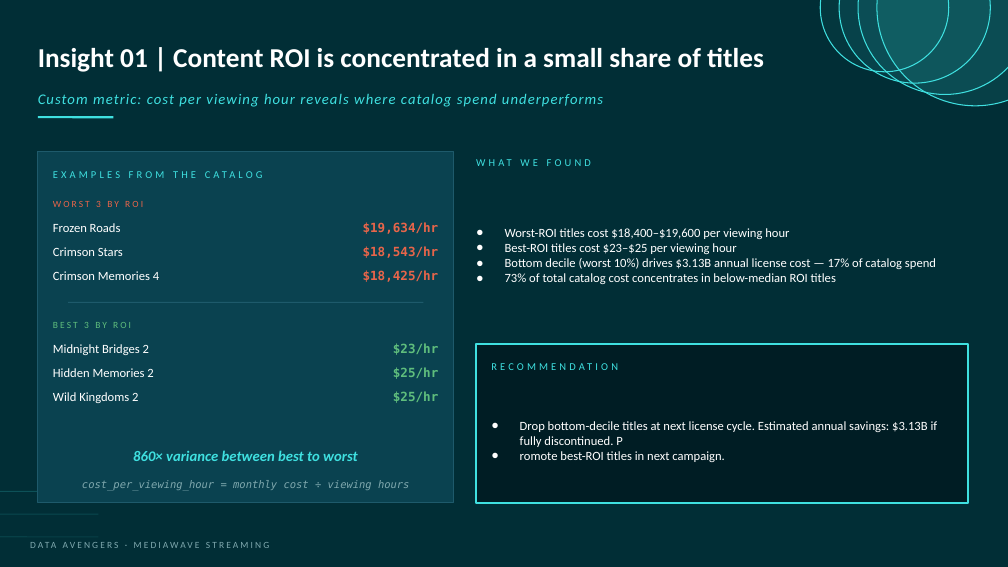
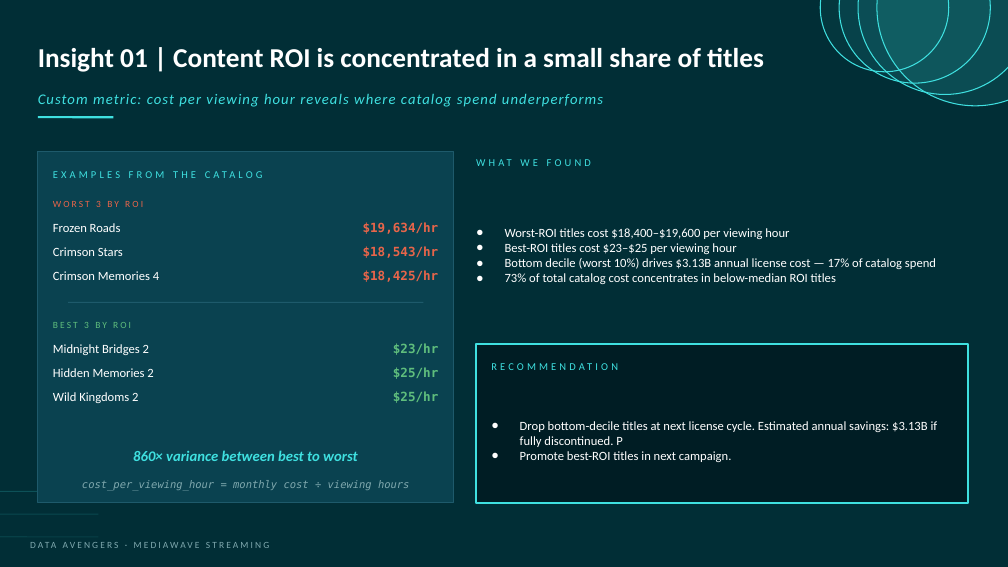
Before and after one commit to qua-ng/ism4545-data-avengers, a slide deck: slide 20 of Final Project/presentation/Slides.pptx. Drawn at 1008x567 pixels with LibreOffice and Linux fonts; fonts in the diff are those of the drawing. Boxes give left, top, right and bottom in pixels: in the first picture for what was removed or moved away, otherwise in the second. Text is boxed around its words. In the diff, an @@ line names an element or a change of style, - is before the commit and + after.

```diff
--- a/Final Project/presentation/Slides.pptx
+++ b/Final Project/presentation/Slides.pptx
@@ text at bbox=[520, 451, 731, 462]: text changed @@
-● romote best-ROI titles in next campaign.
+● Promote best-ROI titles in next campaign.
```
Also in this commit, not shown: 1 other slide changed, 1 other file.
